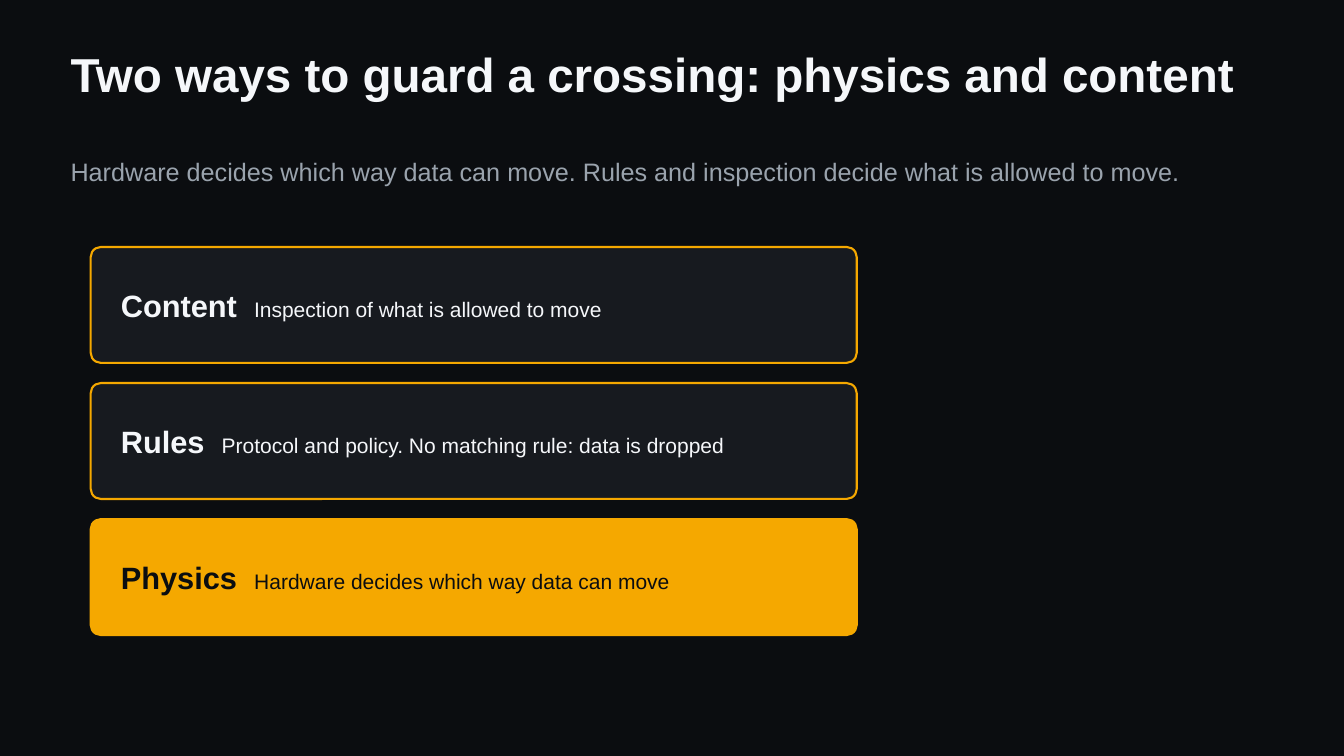
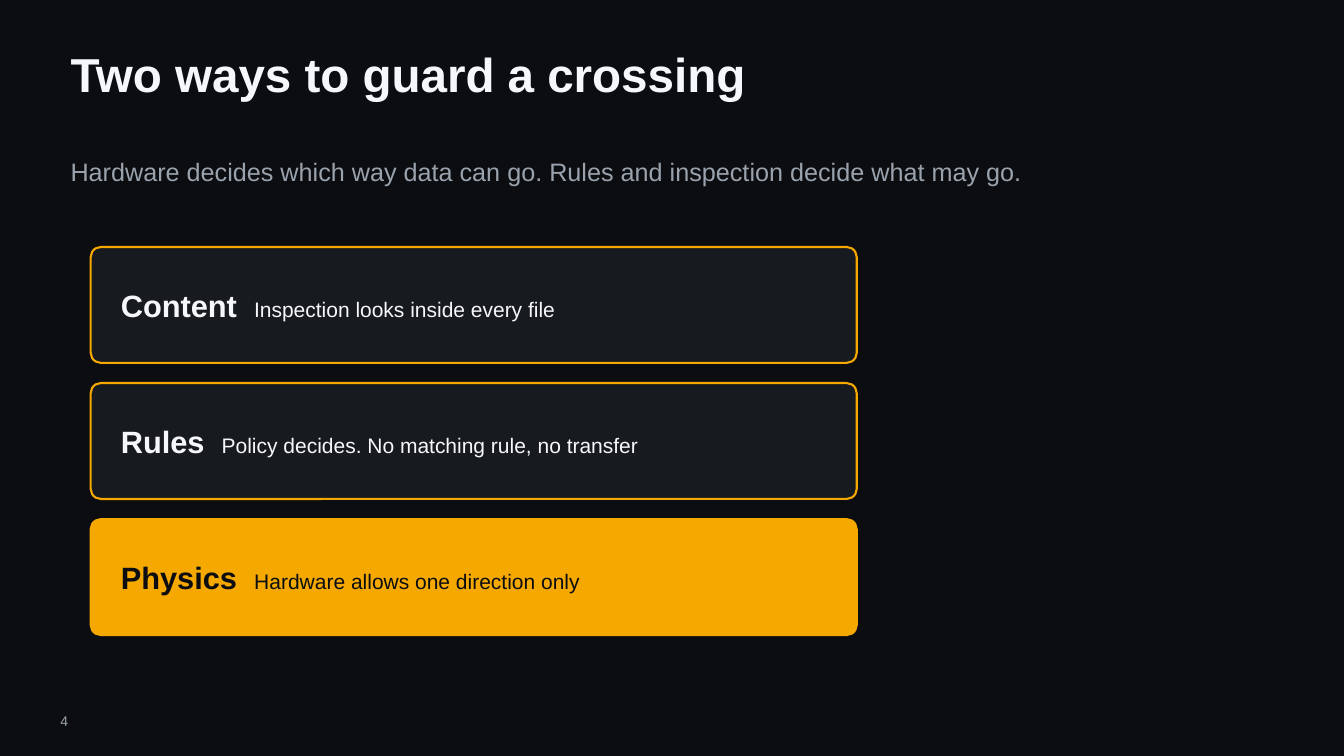
Before and after one commit to hybridus/DFX_Marketing, a slide deck: slide 4 of Projects/03_Presales_Master_Deck/pilot/DFX_Master_deck.pptx (slide 3 before the commit). Drawn at 1344x756 pixels with LibreOffice and Linux fonts; fonts in the diff are those of the drawing; background and template pictures are left out. Boxes give left, top, right and bottom in pixels: in the first picture for what was removed or moved away, otherwise in the second. Text is boxed around its words. In the diff, an @@ line names an element or a change of style, - is before the commit and + after.

```diff
--- a/Projects/03_Presales_Master_Deck/pilot/DFX_Master_deck.pptx
+++ b/Projects/03_Presales_Master_Deck/pilot/DFX_Master_deck.pptx
@@ text at [71, 57, 745, 102]: text changed @@
-Two ways to guard a crossing: physics and content
+Two ways to guard a crossing
@@ text at [71, 163, 1021, 186]: text changed @@
-Hardware decides which way data can move. Rules and inspection decide what is allowed to move.
+Hardware decides which way data can go. Rules and inspection decide what may go.
@@ text at [121, 295, 555, 321]: text changed @@
-Content Inspection of what is allowed to move
+Content Inspection looks inside every file
@@ text at [121, 430, 638, 457]: text changed @@
-Rules Protocol and policy. No matching rule: data is dropped
+Rules Policy decides. No matching rule, no transfer
@@ text at [121, 566, 579, 595]: text changed @@
-Physics Hardware decides which way data can move
+Physics Hardware allows one direction only
@@ page number added at [60, 716, 68, 726], 10 pt, text #9AA3AD @@
+4
```
Also in this commit, not shown: 20 other slides changed, 2 slides added, 1 slide removed, 11 other files.
